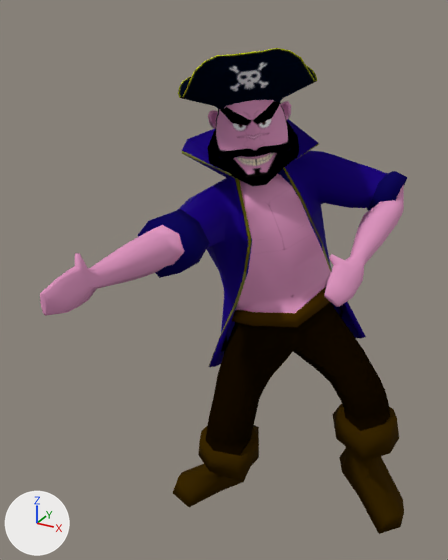
Renders of the OBJ model assets/Animacion/Pirata/Celebracion/PirataCelebracion_000238.obj from each side of a commit.
Before and after are seen from a 50 mm lens placed at (3.28, -7.41, 7.45), pointed at (-0.45, -0.64, 4.07). Arrows for +X, +Y and +Z are at lower left; the lights stay in place. Where no turn or scale is listed for an object, it has been applied to the vertices.

Objects in the first picture: 'Pirata_PirataH'.
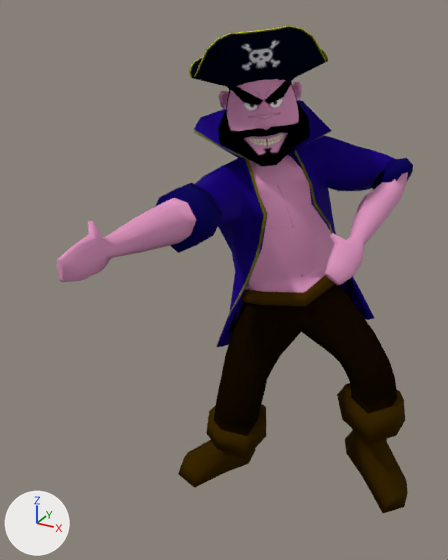
What changed in the scene script:
```text
Change me_pirata_piratah:
    used by ob_pirata_piratah; location = (0.0, 0.0, 0.0)
    remove me_pirata_piratah.from_pydata(...)  # 1340 vertices, 1341 faces; spans x -1.65..2.15, y -3.49..1.86, z -0.13..7.02
    add me_pirata_piratah.from_pydata(...)  # 1340 vertices, 1341 faces; spans x -1.74..2.08, y -3.09..2.38, z -0.2..7.25
    me_pirata_piratah part 1: the loose piece of 216 vertices spanning x -1.51..0.31, y -0.72..1.17, z 6.07..7.02 is scaled about its middle by 1.04, then moved by (-0.09, 0.5, 0.21)
    me_pirata_piratah part 2: 1124 of 1340 vertices moved; they spanned x -1.65..2.15, y -3.49..1.86, z -0.13..6.66 and now span x -1.74..2.08, y -3.09..2.38, z -0.2..6.87; mean shift (-0.09, 0.5, 0.13); largest move (1.0, 1.1, 4.96) -> (0.9, 1.84, 5.28)
```

What differs and where, as boxes [x1, y1, x2, y2] in the pictures (448 x 560 px; the box of a moved part takes in the faces that stretch with it):
'Pirata_PirataH', reshaped: before [40, 48, 407, 534]; after [57, 26, 413, 513]
part 1 of me_pirata_piratah, moved or reshaped: before [178, 48, 317, 110]; after [189, 26, 328, 90]
part 2 of me_pirata_piratah, moved or reshaped: before [40, 100, 407, 534]; after [57, 79, 413, 513]
